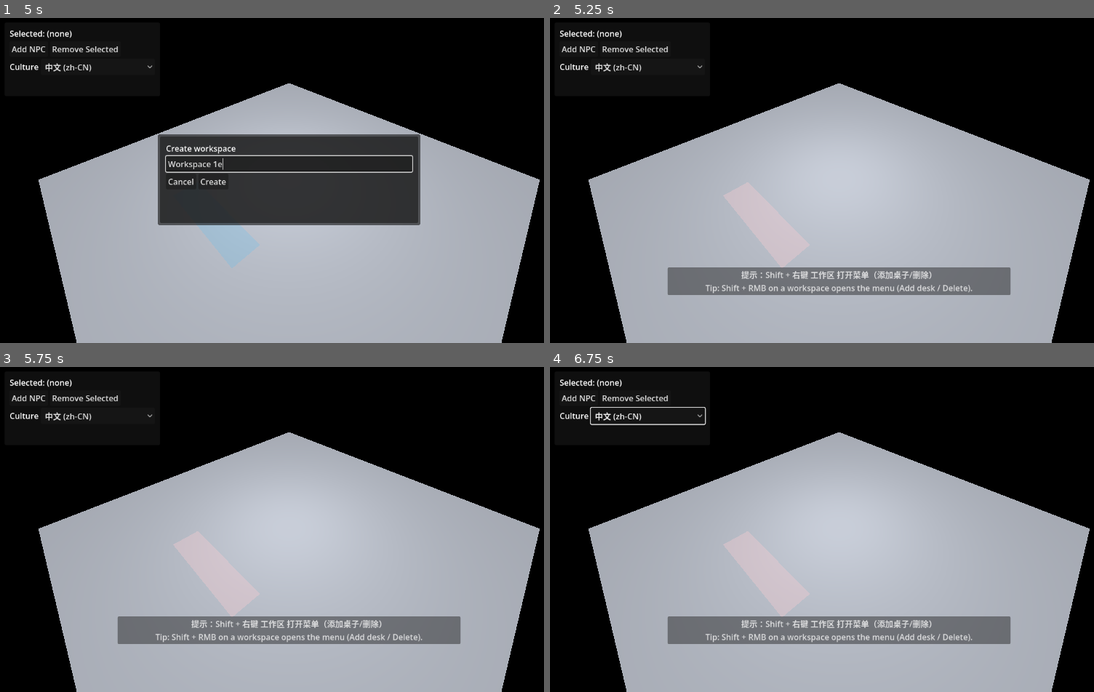
Above: before the commit, frames 1-4 (two rows, left to right).
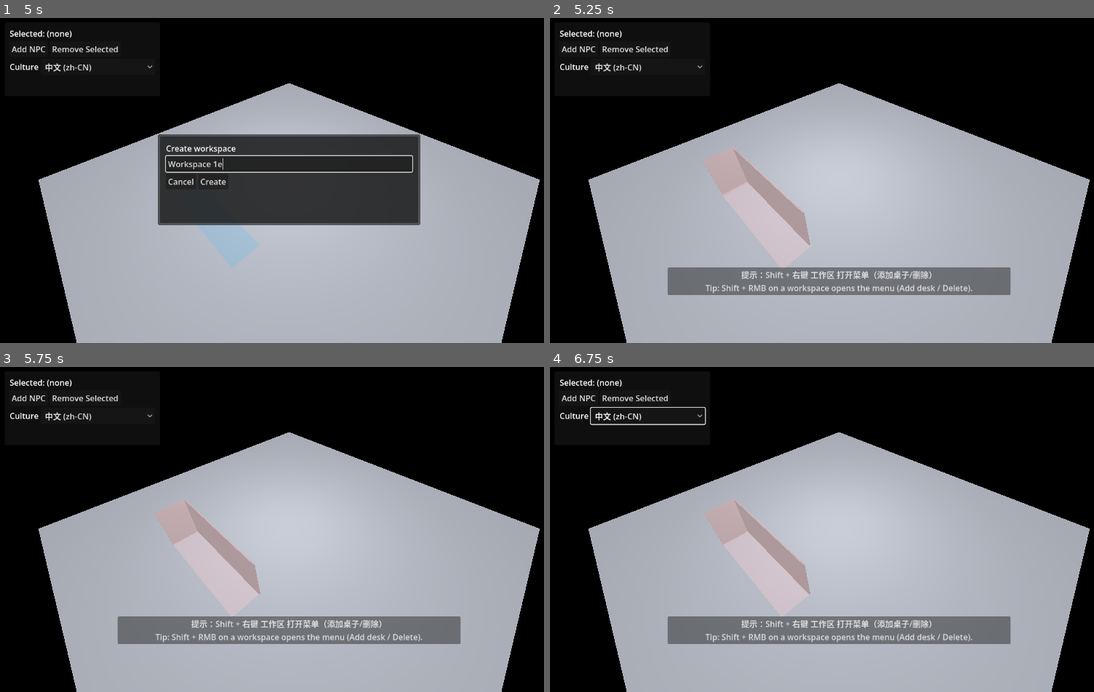
Above: after the commit, the same moments.

Repository: lemonhall/openagentic-sdk-gdscript
Game: Godot game, scene res://vr_offices/VrOffices.tscn
The game is run twice, just before and just after one commit, with the same random seed, the same clock (stepped at 60 frames per second) and the same inputs.
Inputs (mouse positions are in pixels of both pictures, inside the frame that each line leads up to):
- Up to frame 1 (5 s): click "Add NPC" at 0.5 s; click "Remove Selected" at 1.25 s; click "中文 (zh-CN)" at 2 s; tap Enter at 2.75 s; move the mouse to (418, 164) at 2.77 s; hold Right (ui_right) 2.78-3.5 s; tap E at 2.85, 4.35 s; click (418, 164) at 2.92 s; tap Space at 3.5 s; drag from (174, 196) to (261, 245) at 3.52 s; move the mouse to (348, 109) at 4.27 s; hold Right (ui_right) from 4.28 s (still down)
- Up to frame 2 (5.25 s): release Right (ui_right) at 5 s; click "Create" at 5 s
- Up to frame 3 (5.75 s): no input
- Up to frame 4 (6.75 s): tap Enter at 5.75 s; drag from (811, 594) to (664, 480) at 5.77 s; move the mouse to (1012, 578) at 6.52 s; hold Left (ui_left) from 6.53 s (still down); tap E at 6.6 s

Frame 1 is identical in both runs. In frame 2, 1.0% of the frame differs, in the area x 28-48%, y 39-71%; in frame 3, 0.9%; in frame 4, 0.9%.

Commit message:
v14: workspace 2-wall room + spawn fx

Diff:
--- /dev/null
+++ b/tests/test_vr_offices_workspace_walls_selection.gd
@@ -0,0 +1,32 @@
+extends SceneTree
+
+const T := preload("res://tests/_test_util.gd")
+
+func _init() -> void:
+	var AreaScript0 := load("res://vr_offices/workspaces/WorkspaceArea.gd")
+	if AreaScript0 == null or not (AreaScript0 is Script):
+		T.fail_and_quit(self, "Missing WorkspaceArea.gd")
+		return
+	var AreaScript := AreaScript0 as Script
+
+	# Quadrant (+x, +z) => show -x and -z
+	var m0: int = int(AreaScript.call("pick_wall_mask_for_camera_delta_xz", Vector2(1, 1)))
+	if not T.require_eq(self, m0, 0b1010, "Expected (-x,-z) mask for (+x,+z) camera"):
+		return
+
+	# Quadrant (-x, +z) => show +x and -z
+	var m1: int = int(AreaScript.call("pick_wall_mask_for_camera_delta_xz", Vector2(-1, 1)))
+	if not T.require_eq(self, m1, 0b1001, "Expected (+x,-z) mask for (-x,+z) camera"):
+		return
+
+	# Quadrant (+x, -z) => show -x and +z
+	var m2: int = int(AreaScript.call("pick_wall_mask_for_camera_delta_xz", Vector2(1, -1)))
+	if not T.require_eq(self, m2, 0b0110, "Expected (-x,+z) mask for (+x,-z) camera"):
+		return
+
+	# Quadrant (-x, -z) => show +x and +z
+	var m3: int = int(AreaScript.call("pick_wall_mask_for_camera_delta_xz", Vector2(-1, -1)))
+	if not T.require_eq(self, m3, 0b0101, "Expected (+x,+z) mask for (-x,-z) camera"):
+		return
+
+	T.pass_and_quit(self)
--- a/tests/test_vr_offices_workspaces_nodes.gd
+++ b/tests/test_vr_offices_workspaces_nodes.gd
@@ -33,6 +33,16 @@
 		return
 	if not T.require_eq(self, String(child.get("workspace_name")), "Team A", "Expected name on node"):
 		return
+	# Visual: workspace should have wall nodes (purely visual, no collision required).
+	var walls := child.get_node_or_null("Walls") as Node3D
+	if not T.require_true(self, walls != null, "Expected workspace Walls node"):
+		return
+	var px := walls.get_node_or_null("WallPosX") as Node
+	var nx := walls.get_node_or_null("WallNegX") as Node
+	var pz := walls.get_node_or_null("WallPosZ") as Node
+	var nz := walls.get_node_or_null("WallNegZ") as Node
+	if not T.require_true(self, px != null and nx != null and pz != null and nz != null, "Expected 4 wall mesh nodes"):
+		return
 
 	var wid := String(child.get("workspace_id"))
 	var del: Dictionary = mgr.call("delete_workspace", wid)
--- a/vr_offices/core/VrOfficesWorkspaceManager.gd
+++ b/vr_offices/core/VrOfficesWorkspaceManager.gd
@@ -92,6 +92,7 @@
 	}
 	_workspaces.append(ws)
 	_spawn_node_for(ws)
+	_play_spawn_fx_for(ws)
 	return {"ok": true, "workspace": ws}
 
 func delete_workspace(workspace_id: String) -> Dictionary:
@@ -249,6 +250,25 @@
 	n.name = wid
 	_nodes_by_id[wid] = n
 
+func _play_spawn_fx_for(ws: Dictionary) -> void:
+	if ws == null:
+		return
+	if _workspace_root == null:
+		return
+	if _is_headless.is_valid() and bool(_is_headless.call()):
+		return
+	var wid := String(ws.get("id", "")).strip_edges()
+	if wid == "" or not _nodes_by_id.has(wid):
+		return
+	var n0: Variant = _nodes_by_id.get(wid)
+	if typeof(n0) != TYPE_OBJECT:
+		return
+	var n := n0 as Node
+	if n == null or not is_instance_valid(n):
+		return
+	if n.has_method("play_spawn_fx"):
+		n.call("play_spawn_fx")
+
 func _free_node_for_id(workspace_id: String) -> void:
 	var wid := workspace_id.strip_edges()
 	if wid == "" or not _nodes_by_id.has(wid):
--- a/vr_offices/workspaces/WorkspaceArea.gd
+++ b/vr_offices/workspaces/WorkspaceArea.gd
@@ -3,11 +3,35 @@
 @export var workspace_id: String = ""
 @export var workspace_name: String = ""
 
+const WALL_HEIGHT := 2.2
+const WALL_THICKNESS := 0.06
+const WALL_ALPHA := 0.92
+const WALL_FADE_SEC := 0.12
+
+# Wall visibility bitmask (2 walls visible at a time).
+const MASK_POS_X := 1 << 0
+const MASK_NEG_X := 1 << 1
+const MASK_POS_Z := 1 << 2
+const MASK_NEG_Z := 1 << 3
+
 @onready var mesh_node: MeshInstance3D = $Mesh
 @onready var collider_node: CollisionShape3D = $Collider
+@onready var walls_root: Node3D = $Walls
+@onready var wall_pos_x: MeshInstance3D = $Walls/WallPosX
+@onready var wall_neg_x: MeshInstance3D = $Walls/WallNegX
+@onready var wall_pos_z: MeshInstance3D = $Walls/WallPosZ
+@onready var wall_neg_z: MeshInstance3D = $Walls/WallNegZ
+
+var _is_preview := false
+var _rect_xz := Rect2()
+var _walls_mask := 0
+var _walls_tween: Tween = null
+var _spawned_once := false
 
 func configure(rect_xz: Rect2, color: Color, is_preview: bool) -> void:
 	add_to_group("vr_offices_workspace")
+	_is_preview = is_preview
+	_rect_xz = rect_xz
 
 	# Position the body at the rect center (XZ). Keep it slightly above the floor for visuals.
 	var cx := float(rect_xz.position.x + rect_xz.size.x * 0.5)
@@ -37,8 +61,157 @@
 		shape.size = Vector3(sx, 0.1, sz)
 		collider_node.shape = shape
 
+	_configure_walls(sx, sz, color, is_preview)
+
 	# Preview should not be pickable.
 	if is_preview:
 		collision_layer = 0
 	else:
 		collision_layer = 4
+
+func _process(_delta: float) -> void:
+	if _is_preview:
+		return
+	if not is_inside_tree():
+		return
+	var cam := get_viewport().get_camera_3d()
+	if cam == null:
+		return
+	var delta_xz := Vector2(cam.global_position.x - global_position.x, cam.global_position.z - global_position.z)
+	var next := pick_wall_mask_for_camera_delta_xz(delta_xz)
+	_set_walls_mask(next)
+
+func _configure_walls(sx: float, sz: float, floor_color: Color, is_preview: bool) -> void:
+	if walls_root == null:
+		return
+	walls_root.visible = not is_preview
+	if is_preview:
+		return
+
+	# Neutral wall color derived from the workspace tint.
+	var wall_color := floor_color
+	wall_color.a = WALL_ALPHA
+	wall_color.r = clampf(wall_color.r * 0.55 + 0.25, 0.0, 1.0)
+	wall_color.g = clampf(wall_color.g * 0.55 + 0.25, 0.0, 1.0)
+	wall_color.b = clampf(wall_color.b * 0.55 + 0.25, 0.0, 1.0)
+
+	_setup_wall(wall_pos_x, Vector3(WALL_THICKNESS, WALL_HEIGHT, sz), Vector3(sx * 0.5, WALL_HEIGHT * 0.5, 0.0), wall_color)
+	_setup_wall(wall_neg_x, Vector3(WALL_THICKNESS, WALL_HEIGHT, sz), Vector3(-sx * 0.5, WALL_HEIGHT * 0.5, 0.0), wall_color)
+	_setup_wall(wall_pos_z, Vector3(sx, WALL_HEIGHT, WALL_THICKNESS), Vector3(0.0, WALL_HEIGHT * 0.5, sz * 0.5), wall_color)
+	_setup_wall(wall_neg_z, Vector3(sx, WALL_HEIGHT, WALL_THICKNESS), Vector3(0.0, WALL_HEIGHT * 0.5, -sz * 0.5), wall_color)
+
+	# Start with a deterministic default (camera may not be available on the first frame).
+	_set_walls_mask(MASK_NEG_X | MASK_NEG_Z, true)
+
+func _setup_wall(mi: MeshInstance3D, size: Vector3, pos: Vector3, color: Color) -> void:
+	if mi == null:
+		return
+	var bm := BoxMesh.new()
+	bm.size = size
+	mi.mesh = bm
+	mi.position = pos
+	mi.cast_shadow = GeometryInstance3D.SHADOW_CASTING_SETTING_ON
+
+	var mat := StandardMaterial3D.new()
+	mat.transparency = BaseMaterial3D.TRANSPARENCY_ALPHA
+	mat.albedo_color = color
+	mat.roughness = 0.95
+	mat.metallic = 0.0
+	mi.material_override = mat
+	mi.visible = true
+
+func _set_walls_mask(mask: int, immediate: bool = false) -> void:
+	if walls_root == null or _is_preview:
+		return
+	if mask == _walls_mask and not immediate:
+		return
+	_walls_mask = mask
+
+	if immediate:
+		_apply_wall_visibility_immediate()
+		return
+	_apply_wall_visibility_fade()
+
+func _apply_wall_visibility_immediate() -> void:
+	_set_wall_target(wall_pos_x, (_walls_mask & MASK_POS_X) != 0, 1.0)
+	_set_wall_target(wall_neg_x, (_walls_mask & MASK_NEG_X) != 0, 1.0)
+	_set_wall_target(wall_pos_z, (_walls_mask & MASK_POS_Z) != 0, 1.0)
+	_set_wall_target(wall_neg_z, (_walls_mask & MASK_NEG_Z) != 0, 1.0)
+
+func _apply_wall_visibility_fade() -> void:
+	if _walls_tween != null and is_instance_valid(_walls_tween):
+		_walls_tween.kill()
+	_walls_tween = create_tween()
+	_walls_tween.set_parallel(true)
+	_fade_wall_to(wall_pos_x, (_walls_mask & MASK_POS_X) != 0)
+	_fade_wall_to(wall_neg_x, (_walls_mask & MASK_NEG_X) != 0)
+	_fade_wall_to(wall_pos_z, (_walls_mask & MASK_POS_Z) != 0)
+	_fade_wall_to(wall_neg_z, (_walls_mask & MASK_NEG_Z) != 0)
+
+func _fade_wall_to(mi: MeshInstance3D, want_visible: bool) -> void:
+	if mi == null:
+		return
+	var mat := mi.material_override as StandardMaterial3D
+	if mat == null:
+		mi.visible = want_visible
+		return
+	mi.visible = true
+
+	var a0 := float(mat.albedo_color.a)
+	var a1 := WALL_ALPHA if want_visible else 0.0
+	_walls_tween.tween_method(func(v: float) -> void:
+		var c := mat.albedo_color
+		c.a = v
+		mat.albedo_color = c
+	, a0, a1, WALL_FADE_SEC)
+	_walls_tween.tween_callback(func() -> void:
+		if mi == null or not is_instance_valid(mi):
+			return
+		mi.visible = want_visible
+	)
+
+func _set_wall_target(mi: MeshInstance3D, want_visible: bool, alpha: float) -> void:
+	if mi == null:
+		return
+	var mat := mi.material_override as StandardMaterial3D
+	if mat != null:
+		var c := mat.albedo_color
+		c.a = WALL_ALPHA if want_visible else 0.0
+		mat.albedo_color = c
+	mi.visible = want_visible
+
+func play_spawn_fx() -> void:
+	if _spawned_once:
+		return
+	_spawned_once = true
+	if _is_preview:
+		return
+	if not is_inside_tree():
+		return
+
+	# "Duang" build: walls grow up with a little overshoot; floor pops slightly.
+	if walls_root != null:
+		var final_scale := walls_root.scale
+		walls_root.scale = Vector3(final_scale.x, 0.05, final_scale.z)
+		var t := create_tween()
+		t.set_parallel(true)
+		t.tween_property(walls_root, "scale", final_scale, 0.38).set_trans(Tween.TRANS_BACK).set_ease(Tween.EASE_OUT)
+	if mesh_node != null:
+		var final_s := mesh_node.scale
+		mesh_node.scale = final_s * 0.6
+		var t2 := create_tween()
+		t2.tween_property(mesh_node, "scale", final_s, 0.25).set_trans(Tween.TRANS_BACK).set_ease(Tween.EASE_OUT)
+
+static func pick_wall_mask_for_camera_delta_xz(delta_xz: Vector2) -> int:
+	# Always show the two "far" walls (hide the wall on the camera side for each axis).
+	# Bitmask uses: +X, -X, +Z, -Z.
+	var mask := 0
+	if float(delta_xz.x) >= 0.0:
+		mask |= MASK_NEG_X
+	else:
+		mask |= MASK_POS_X
+	if float(delta_xz.y) >= 0.0:
+		mask |= MASK_NEG_Z
+	else:
+		mask |= MASK_POS_Z
+	return mask
--- a/vr_offices/workspaces/WorkspaceArea.tscn
+++ b/vr_offices/workspaces/WorkspaceArea.tscn
@@ -16,3 +16,13 @@
 [node name="Collider" type="CollisionShape3D" parent="."]
 position = Vector3(0, 0.05, 0)
 shape = SubResource("BoxShape3D_1")
+
+[node name="Walls" type="Node3D" parent="."]
+
+[node name="WallPosX" type="MeshInstance3D" parent="Walls"]
+
+[node name="WallNegX" type="MeshInstance3D" parent="Walls"]
+
+[node name="WallPosZ" type="MeshInstance3D" parent="Walls"]
+
+[node name="WallNegZ" type="MeshInstance3D" parent="Walls"]
Not shown, added: tests/test_vr_offices_workspace_walls_selection.gd.uid
Not shown, added: docs/plan/v14-index.md
Not shown, added: docs/plan/v14-vr-offices-workspace-walls.md
